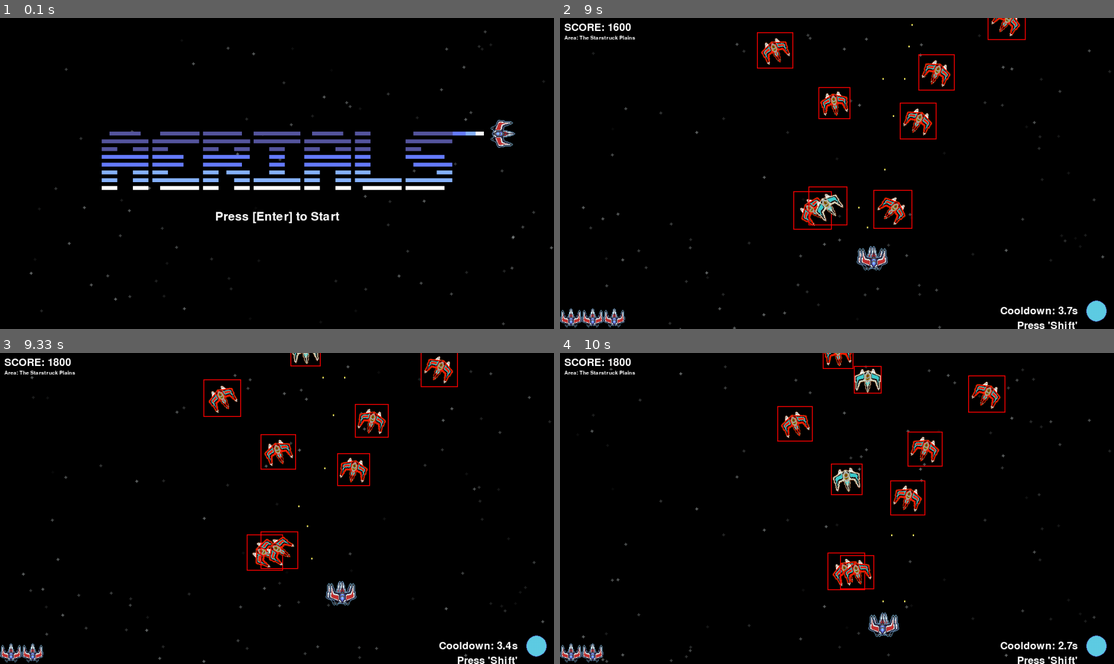
Above: before the commit, frames 1-4 (two rows, left to right).
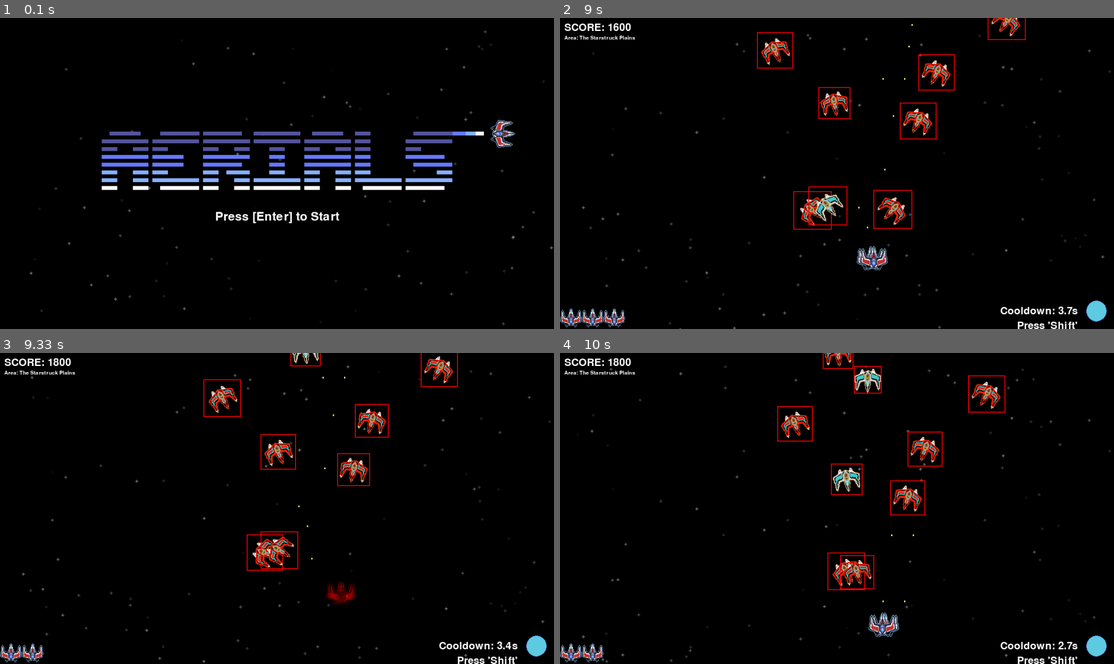
Above: after the commit, the same moments.

Repository: woelffer/gamedemo
Game: pygame game, started from pygamedemo.py
The game is run twice, just before and just after one commit, with the same random seed, the same clock (stepped at 60 frames per second) and the same inputs.
Inputs:
- Up to frame 1 (0.1 s): no input
- Up to frame 2 (9 s): tap Enter at 0.33 s; tap Space at 0.67, 1.07, 1.37, 1.57, 1.9, 2.2, 2.4, 2.7, 2.97, 3.3, 3.6, 3.73, 4.13, 4.43, 4.8, 5.2, 5.5, 5.7, 6, 6.2, 6.53, 6.83, 7.03, 7.33, 7.6, 7.93, 8.23, 8.37, 8.77 s; hold D 1-1.47 s; hold W 1.5-1.8 s; hold D 1.83-2.3 s; tap E at 1.98, 3.38, 4.88, 6.28, 7.68, 8.85 s; hold A 2.33-2.87 s; hold S 2.9-3.2 s; hold A 3.23-3.63 s; hold W 3.67-4.03 s; hold D 4.07-4.7 s; hold S 4.73-5.1 s; hold A 5.13-5.6 s; hold D 5.63-6.1 s; hold W 6.13-6.43 s; hold D 6.47-6.93 s; hold A 6.97-7.5 s; hold S 7.53-7.83 s; hold A 7.87-8.27 s; hold W 8.3-8.67 s; hold D from 8.7 s (still down)
- Up to frame 3 (9.33 s): keep holding D; tap Space at 9.07 s
- Up to frame 4 (10 s): release D at 9.33 s; hold S 9.37-9.73 s; tap Space at 9.43, 9.83 s; hold A from 9.77 s (still down)

Frames 1-2 are identical in both runs. In frame 3, 0.3% of the frame differs, in the area x 58-65%, y 73-82%; in frame 4, nothing differs.

Commit message:
Added visual flash of Player taking damage

Diff:
--- a/Player.py
+++ b/Player.py
@@ -6,6 +6,7 @@
 class Player:
     def __init__(self):
         self.player_img = pygame.image.load("assets/Spaceship.png")
+        self.original_img = self.player_img.copy()
         self.pos_x, self.pos_y = 600, 600
         self.vel_x, self.vel_y = 400, 400
         self.lives = 3
@@ -19,6 +20,11 @@
         self.last_shift_ability_time = -self.shift_ability_cooldown
         self.last_move_direction = pygame.math.Vector2(0,0)
         self.game_over = False #Flag to indicate game state
+        self.is_flashing = False
+        self.flash_duration = 0.1
+        self.flash_timer = 0
+        self.flash_color = (255, 0, 0)  # Red tint for flash effect
+
 
 
     def movement(self, movement, dt, screen_width, screen_height):
@@ -73,10 +79,6 @@
         self.pos_x += self.last_move_direction.x * move_amount
         self.pos_y += self.last_move_direction.y * move_amount
 
-
-
-
-
     def rect(self):
         return self.player_img.get_rect(topleft=(self.pos_x, self.pos_y))
 
@@ -84,8 +86,26 @@
         self.lives -= 1
         if self.lives <= 0:
             self.game_over = True #Indicates player has died
+
+        #Trigger Flash
+        self.is_flashing = True
+        self.flash_timer = self.flash_duration
+
         return self.game_over
-        #handle player death ******NEED TO CHANGE HOW THIS OPERATES
+
+    def update(self, dt):
+        if self.is_flashing:
+            self.flash_timer -= dt
+            if self.flash_timer <= 0:
+                self.is_flashing = False
+                self.player_img = self.original_img.copy()  # Restore original image
+            else:
+                # Apply flash effect by tinting the image
+                self.player_img = self.original_img.copy()
+                flash_surface = pygame.Surface(self.player_img.get_size()).convert_alpha()
+                flash_surface.fill(self.flash_color + (128,))  # Apply transparency to the tint
+                self.player_img.blit(flash_surface, (0, 0), special_flags=pygame.BLEND_RGBA_MULT)
+
 
     def update_circle(self, dt):
         if self.circle_active:
--- a/pygamedemo.py
+++ b/pygamedemo.py
@@ -244,6 +244,7 @@
 
 
     screen.blit(player_model.player_img, (player_model.pos_x, player_model.pos_y))
+    player_model.update(dt)
 
     lives_model.draw(screen)
 
